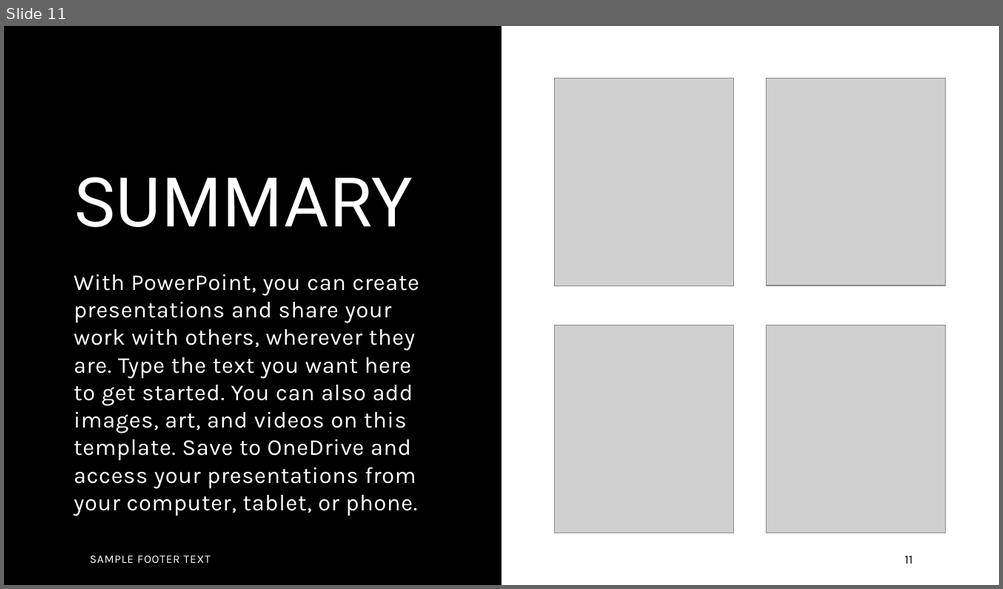
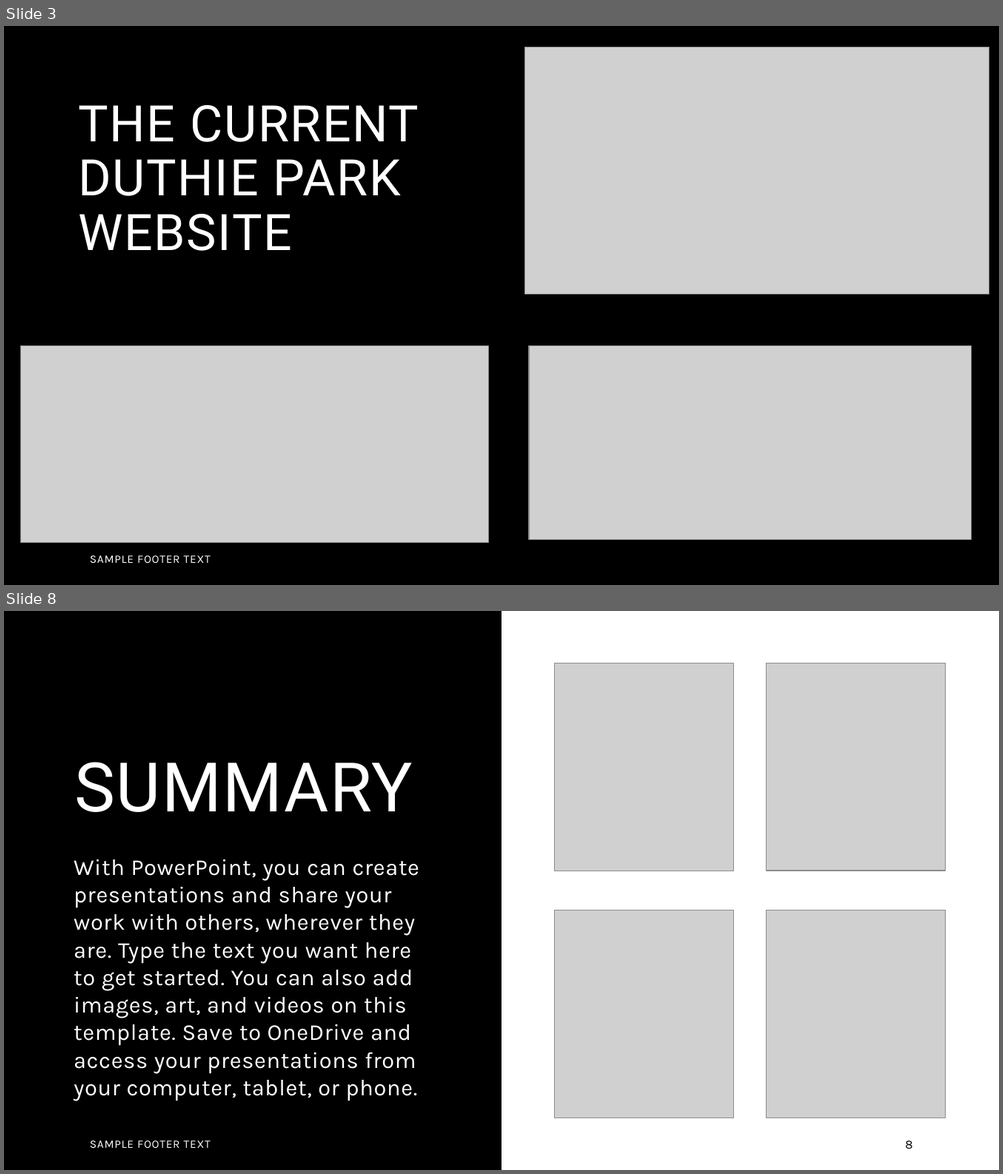
Before and after one commit to clararingrose/rguhack2024, a slide deck: rguhack2024.pptx. Shown one above the other, each under a label of ours: slide 11 before the commit, slides 3 and 8 after it; the slides between them are not shown. The pictures are 1003x589 and 1003x1174 pixels, drawn with LibreOffice and Linux fonts; fonts in the diff are those of the drawing; grey boxes stand for pictures. Boxes give left, top, right and bottom in pixels: in the first picture for what was removed or moved away, otherwise in the second. Text is boxed around its words. In the diff, an @@ line names an element or a change of style, - is before the commit and + after.

```diff
--- a/rguhack2024.pptx
+++ b/rguhack2024.pptx
@@ slide 3 added at (4,26,999,585), background #000000 @@
@@ picture added at (525,47,989,295) @@
@@ title added at (79,105,419,251), 48.6 pt, text #FFFFFF @@
+THE CURRENT DUTHIE PARK WEBSITE
@@ picture added at (21,346,489,543) @@
@@ picture added at (529,346,971,540) @@
@@ text added at (90,556,210,563), 11 pt, text #FFFFFF @@
+SAMPLE FOOTER TEXT
@@ what was slide 11 is now slide 8 @@
@@ page number at (905,1141,912,1150): text changed @@
-11
+8
```
Also in this commit, not shown: 5 slides changed, 2 other slides added, 6 slides removed.
